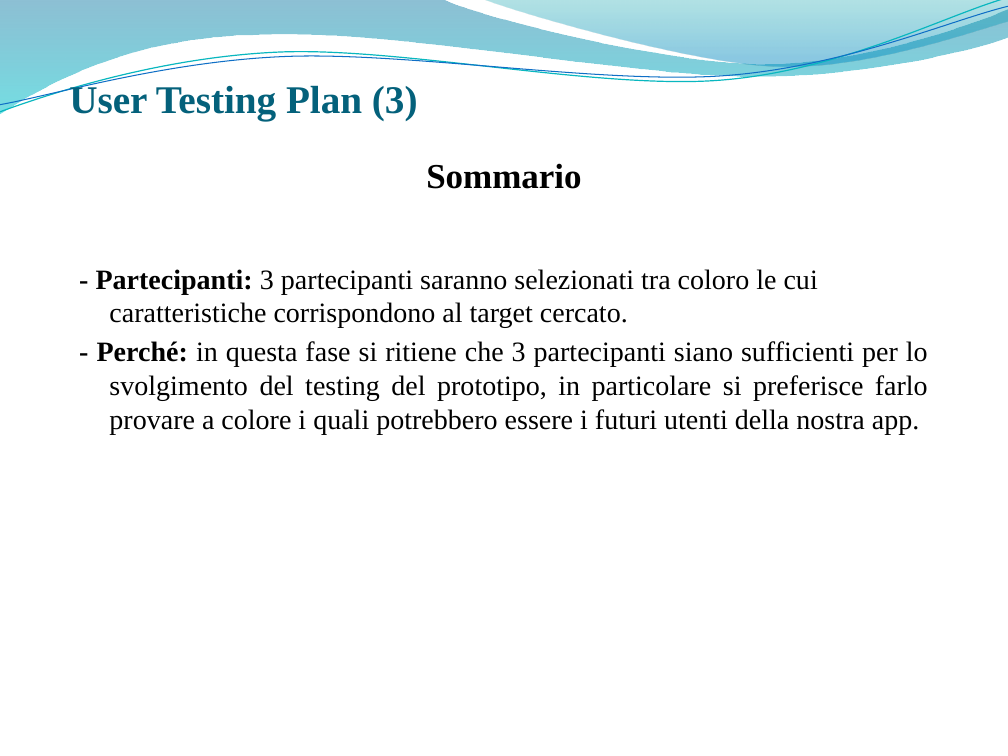
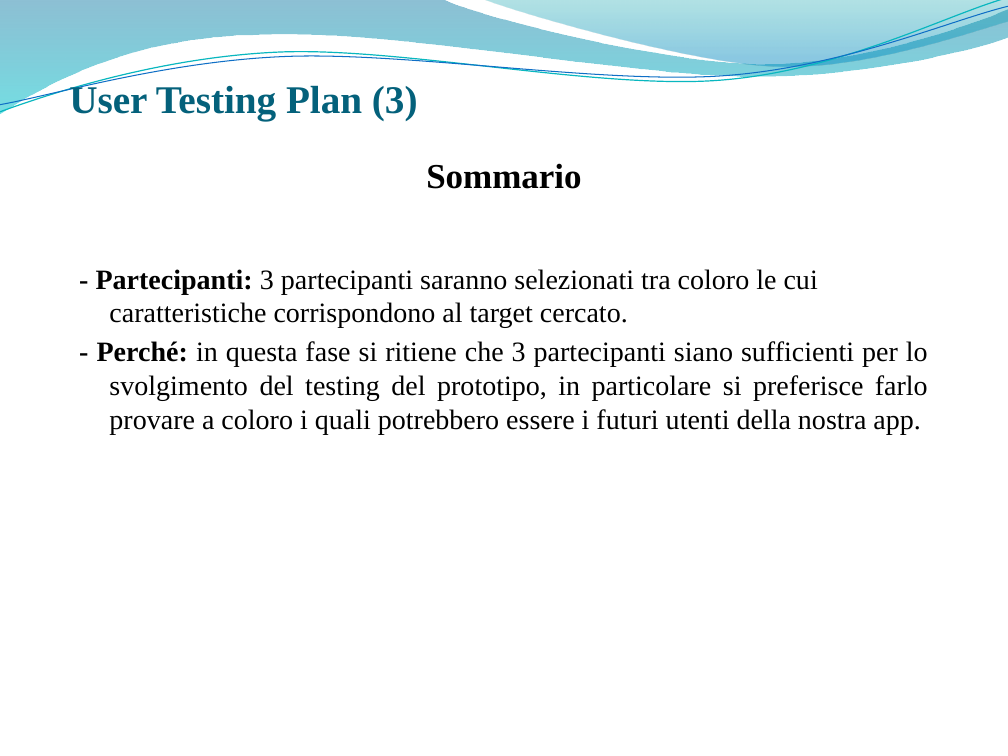
Before and after one commit to giusmastro91/Cognitive-systems, a slide deck: slide 8 of Prova_6_RisultatiValutazione/Leone_Mastrosimone_PresentazioneProgetto.pptx. Drawn at 1008x756 pixels with LibreOffice and Linux fonts; fonts in the diff are those of the drawing; background and template pictures are left out. Boxes give left, top, right and bottom in pixels: in the first picture for what was removed or moved away, otherwise in the second. Text is boxed around its words. In the diff, an @@ line names an element or a change of style, - is before the commit and + after.

```diff
--- a/Prova_6_RisultatiValutazione/Leone_Mastrosimone_PresentazioneProgetto.pptx
+++ b/Prova_6_RisultatiValutazione/Leone_Mastrosimone_PresentazioneProgetto.pptx
@@ text at box(97, 341, 928, 434): text changed @@
-- Perché: in questa fase si ritiene che 3 partecipanti siano sufficienti per lo svolgimento del testing del prototipo, in particolare si preferisce farlo provare a colore i quali potrebbero essere i futuri utenti della nostra app.
+- Perché: in questa fase si ritiene che 3 partecipanti siano sufficienti per lo svolgimento del testing del prototipo, in particolare si preferisce farlo provare a coloro i quali potrebbero essere i futuri utenti della nostra app.
```
Also in this commit, not shown: 2 other slides changed.
